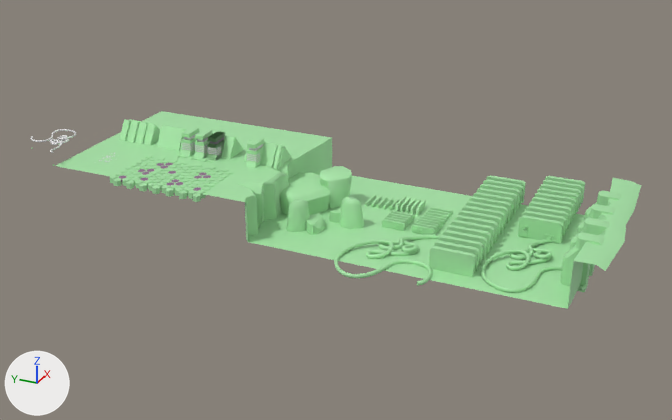
The Blender file assets/zax.blend: old version first, new version second.
One viewpoint serves both versions: a camera (50 mm lens) standing at (-130.0, -99.7, 61.7) and looking at (6.5, -38.3, -6.6). Lighting does not change. The marker at lower left points along +X, +Y and +Z.

The first picture shows 'bossfloor'.
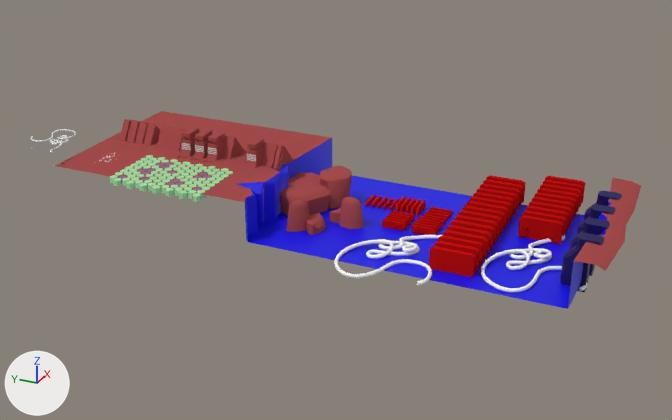
What changed in the scene script:
```text
Change me_bossfloor:
    used by ob_bossfloor; location = (6.8, 9.1, 0.0)
    remove me_bossfloor.from_pydata(...)  # 5800 vertices, 4905 faces; spans x -23.4..23.4, y -97.0..3.2, z -9.8..4.1
    add me_bossfloor.from_pydata(...)  # 5768 vertices, 4875 faces; spans x -23.4..23.4, y -97.0..3.2, z -9.8..4.1
    me_bossfloor part 1: the loose piece of 32 vertices spanning x -4.8..1.5, y -24.9..-23.1, z -3.5..4.1 is deleted
    me_bossfloor part 2: 53 faces spanning x -16.8..16.8, y -94.1..-33.2, z -7.2..0.7 switch from mat_gray (green #a9e7a9) to mat_blue_001 (blue #0001e7)
    me_bossfloor part 3: 2400 faces spanning x -21.2..7.8, y -92.8..-54.5, z -7.3..-5.7 switch from mat_gray (green #a9e7a9) to mat_white (white #ffffff)
    me_bossfloor part 4: 600 faces spanning x -13.3..23.4, y -86.1..-50.9, z -9.8..-3.5 switch from mat_gray (green #a9e7a9) to mat_svgmat_044 (red #c61111)
    me_bossfloor part 5: 110 faces spanning x -10.6..6.4, y -54.3..-34.3, z -9.0..-1.0 switch from mat_gray (green #a9e7a9) to mat_svgmat_041 (brown #a64d4d)
    me_bossfloor part 6: 174 faces spanning x -4.8..5.4, y -36.7..-2.6, z -3.5..4.1 switch from mat_gray (green #a9e7a9) to mat_svgmat_042 (brown #a64d4d)
    me_bossfloor part 7: 30 faces spanning x -16.8..16.8, y -97.0..0.0, z -0.2..0.7 switch from mat_gray (green #a9e7a9) to mat_svgmat_043 (brown #a64d4d)
    me_bossfloor part 8: 440 faces spanning x -9.9..9.8, y -94.8..-88.7, z -7.7..0.9 switch from mat_gray (green #a9e7a9) to mat_darkblue_001 (dark blue #0c0056)
    me_bossfloor part 9: 12 faces spanning x -2.1..0.9, y -32.7..-17.8, z 2.9..3.4 switch from mat_svgmat_040 (light grey #d8d8d8) to mat_svgmat_042 (brown #a64d4d)
    add me_bossfloor.materials.append(mat_gray_001)  # green #a9e7a9
```

Pixel boxes [x1, y1, x2, y2] of what changed, in the pictures (672 x 420 px):
part 1 of me_bossfloor, deleted
    before: [207, 131, 225, 161]
part 2 of me_bossfloor, recoloured (green to blue)
    both: [237, 138, 611, 309]
part 3 of me_bossfloor, recoloured (green to white)
    both: [334, 235, 588, 293]
part 4 of me_bossfloor, recoloured (green to red)
    both: [365, 175, 585, 277]
part 5 of me_bossfloor, recoloured (green to brown)
    both: [280, 166, 364, 235]
part 6 of me_bossfloor, recoloured (green to brown)
    both: [119, 119, 292, 171]
part 7 of me_bossfloor, recoloured (green to brown)
    both: [55, 111, 641, 271]
part 8 of me_bossfloor, recoloured (green to blue)
    both: [560, 191, 622, 292]
part 9 of me_bossfloor, recoloured
    both: [184, 134, 263, 151]
